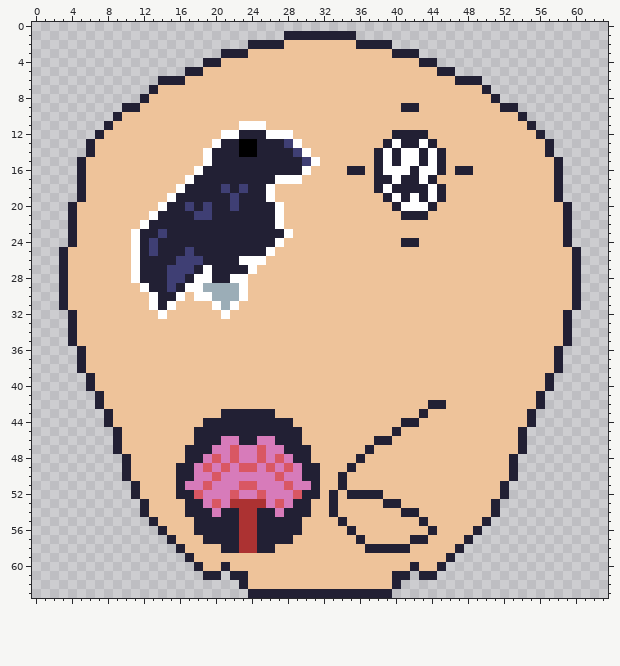
Edited in one commit: pixel-art file (project/Card2.aseprite). The first picture shows the starting point.
64x64 pixels, 1 frame.
And afterwards:
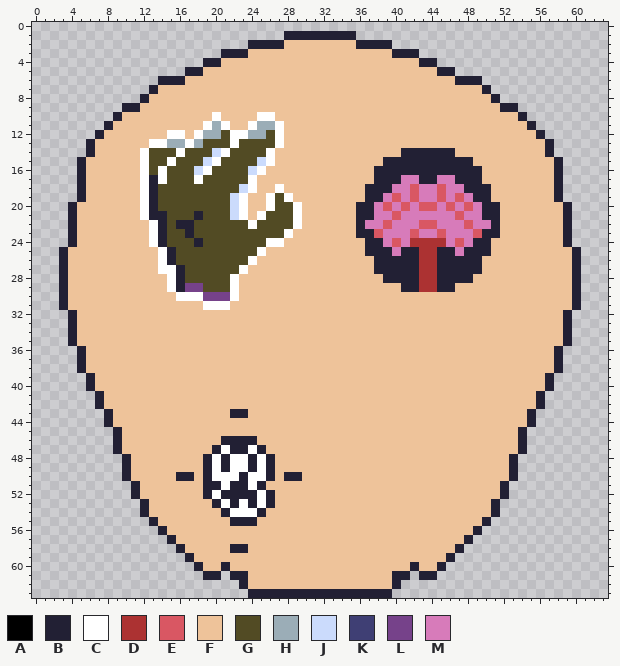
Palette (. is transparent): A #000000  B #222034  C #ffffff  D #ac3232  E #d95763  F #eec39a  G #524b24  H #9badb7  J #cbdbfc  K #3f3f74  L #76428a  M #d77bba
Edits made:
layer "Raven/raven" now hidden
layer "Death Gain" added
layer "Death Hand" added
layer "Sanity Cost" added
layer "Raven/Layer 4" removed
layer "Mind" removed
layer "Death" removed
Changed rows in their new state; - is an unchanged pixel.
first column x 11:
 9 ------------------------------FF---------
10 ---------C----CC-------------------------
11 --------CHC-F-HHC------------------------
12 ----CC-CHHG-CHHG-F-----------FFFF--------
13 --CCHHCHGGGCGGGGCFF---------FFFFFF-------
14 -CGGGCGGGJCGGGGCFFFF-------FFFBB-B-B-----
15 -CGGCGGGJCGGGGJCFFFFF------FB-BB-B-BBB---
16 -CGCGGGJCGGGGJCFFFFF----FF--BBB-BB-B--B--
17 -CBCGGGCGGGGGCFFFFF----------BMMB-MMBBB--
18 -CBGGGGGGGGGJCFFC---------B-BMMEMMEMMBBB-
19 -CBGGGGGGGGJCFF-GC--------BBMEMEMMEMEMBB-
20 -CBGGGGGGGGJCFFCGGC------BBMEMEMEEMEMEMBB
21 -CB-GGGBGGGJCFCGGGC------BBMMEMMMMMMEMMBB
22 -FC-G--GGGGGGCGGGGC------BMMEMMMEEMMMEMMB
23 FFCBGG-GGGGGGGGGG--------BBEMMMEMMEMMMEBB
24 FFC-GGG-GGGGGGGC----------BBMEMDDDDMEMBB-
25 FFFC-GGGGGGGGGCF----------BBBMBBDDBBMBBB-
26 FFFC-GGGGGGGG-F------------BBBBBDDBBBBB--
27 FFFCCBGGGGGGCF-------------BBBBBDDBBBBB--
28 FFFFCBGGGGG-F---------------BBBBDDBBBB---
29 -FFFC-LLGGGCF-----------------BBDDBB-----
30 --FFF-C-LLLCF----------------------------
31 --FFF---C-CF-----------------------------
32 ---F------F------------------------------
first column x 16:
42 ----------------------------FF
43 -----F--FFF----------------F--
44 ---FFFFFFFFFF------------FF---
45 --FFFFFFFFFFFF----------F-----
46 --FFFBB--FFFFF--------FF------
47 -FFFBCBBCBFFFFF------F--------
48 -FFBCBCCBCBFFFF-----F---------
49 FFFBCBCCBCBFFFFF---F----------
50 --FBCCCBCCBFBBFF--F-----------
51 FFFBBCBBCBFFFFFF--F-----------
52 FFFBCBBBBCBFFFFF-F-FFFF-------
53 -FFFBCBCBCBFFFF--F-----FF-----
54 -FFFF-CCC-FFFFF--F-------FF---
55 --FFFF-BBFFFFF----F--------F--
56 --FFFFFFFFFFFF-----F--------F-
57 ---FFFFFFFFFF-------F-----FF--
58 -----F-BFFF----------FFFFF----
Boxes around the changes in both pictures, in picture pixels (x1, y1, x2, y2):
changed: (131, 103, 500, 319)
changed: (176, 400, 446, 553)
